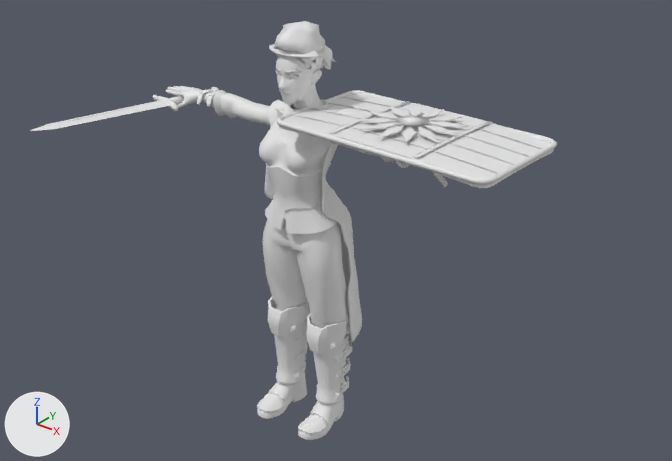
An edit to the glTF model unity/Tools~/models/heroes_hd/SB_Hero_hilde_HD.glb, drawn before and after from the same camera.
Rendered twice from a camera (50 mm lens) standing at (2.37, -2.72, 2.7) and looking at (0.24, -0.06, 1.05). The axes (+X, +Y, +Z) are drawn at lower left. The lights are the same throughout. The first picture is the older version. Vertices at exactly the same position are counted once.

In view in the first picture: 'SB_Hero_hilde'.
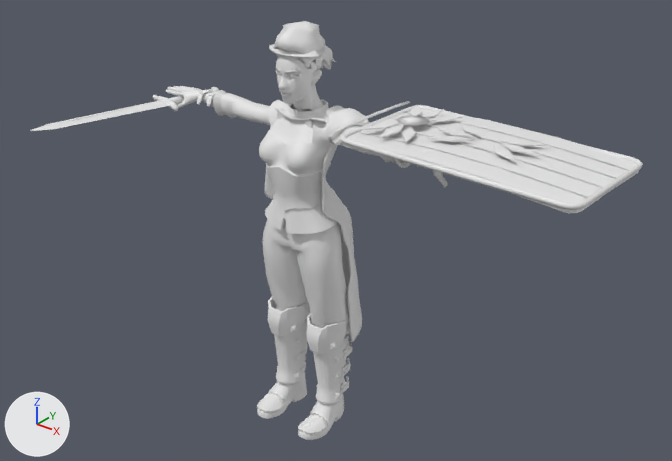
Changed parts and their boxes [x1, y1, x2, y2] in the pictures (672 x 461 px; the box of a moved part takes in the faces that stretch with it):
'SB_Hero_hilde', reshaped (16% wider)
    before: [31, 21, 557, 440]
    after: [31, 21, 643, 440]
part 1 of me_face, moved or reshaped
    before: [279, 94, 554, 188]
    after: [343, 109, 639, 213]
part 2 of me_face, moved or reshaped
    before: [276, 90, 557, 185]
    after: [340, 105, 643, 210]
part 3 of me_face, moved or reshaped
    before: [343, 97, 542, 149]
    after: [405, 112, 629, 170]
part 4 of me_face, moved or reshaped
    before: [328, 102, 527, 156]
    after: [390, 118, 615, 178]
part 5 of me_face, moved or reshaped
    before: [310, 108, 514, 165]
    after: [374, 124, 602, 188]
part 6 of me_face, moved or reshaped
    before: [295, 115, 498, 174]
    after: [359, 132, 587, 197]
part 7 of me_face, moved or reshaped
    before: [423, 125, 459, 136]
    after: [499, 143, 539, 156]
part 8 of me_face, moved or reshaped
    before: [426, 122, 468, 127]
    after: [501, 140, 547, 146]
part 9 of me_face, moved or reshaped
    before: [391, 106, 406, 116]
    after: [460, 123, 480, 136]
part 10 of me_face, moved or reshaped
    before: [369, 111, 399, 119]
    after: [438, 128, 475, 138]
part 11 of me_face, moved or reshaped
    before: [357, 118, 398, 123]
    after: [428, 136, 472, 142]
part 12 of me_face, moved or reshaped
    before: [418, 126, 436, 142]
    after: [494, 145, 516, 163]

Patch to the scene script:
```diff
--- a/unity/Tools~/models/heroes_hd/SB_Hero_hilde_HD.glb.py
+++ b/unity/Tools~/models/heroes_hd/SB_Hero_hilde_HD.glb.py
@@ me_face @@
 # used by ob_sb_hero_hilde; location = (0.0, 0.0, 0.0)
-me_face.from_pydata(...)  # 15893 vertices, 25000 faces; spans x -0.92..1.01, y -0.65..0.33, z 0.0..1.85
+me_face.from_pydata(...)  # 15893 vertices, 25000 faces; spans x -0.92..1.34, y -0.65..0.32, z 0.0..1.85
+# me_face part 1: the loose piece of 64 vertices spanning x 0.03..1.0, y -0.21..0.32, z 1.48..1.52 is moved by (0.33, -0.01, 0.01)
+# me_face part 2: the loose piece of 80 vertices spanning x 0.02..1.01, y -0.22..0.33, z 1.49..1.51 is moved by (0.33, -0.01, 0.01)
+# me_face part 3: the loose piece of 26 vertices spanning x 0.05..0.99, y 0.19..0.22, z 1.5..1.53 is moved by (0.33, -0.01, 0.01)
+# me_face part 4: the loose piece of 26 vertices spanning x 0.05..0.99, y 0.09..0.12, z 1.51..1.53 is moved by (0.33, -0.01, 0.01)
+# me_face part 5: the loose piece of 26 vertices spanning x 0.05..0.98, y -0.01..0.02, z 1.51..1.53 is moved by (0.33, -0.01, 0.01)
+# me_face part 6: the loose piece of 26 vertices spanning x 0.04..0.98, y -0.11..-0.08, z 1.5..1.53 is moved by (0.33, -0.01, 0.0)
+# me_face part 7: the loose piece of 8 vertices spanning x 0.57..0.73, y 0.03..0.08, z 1.53..1.54 is moved by (0.33, -0.01, 0.01)
+# me_face part 8: the loose piece of 8 vertices spanning x 0.56..0.7, y 0.08..0.15, z 1.53..1.54 is moved by (0.33, -0.01, 0.01)
+# me_face part 9: the loose piece of 8 vertices spanning x 0.34..0.47, y 0.08..0.17, z 1.53..1.54 is moved by (0.33, -0.01, 0.01)
+# me_face part 10: the loose piece of 8 vertices spanning x 0.31..0.47, y 0.03..0.08, z 1.53..1.54 is moved by (0.33, -0.01, 0.0)
+# me_face part 11: the loose piece of 8 vertices spanning x 0.33..0.47, y -0.04..0.03, z 1.53..1.54 is moved by (0.33, -0.01, 0.0)
+# me_face part 12: the loose piece of 8 vertices spanning x 0.56..0.69, y -0.05..0.03, z 1.53..1.54 is moved by (0.33, -0.01, 0.0)
+# other edits to the shape of me_face do not show in these pictures
```
